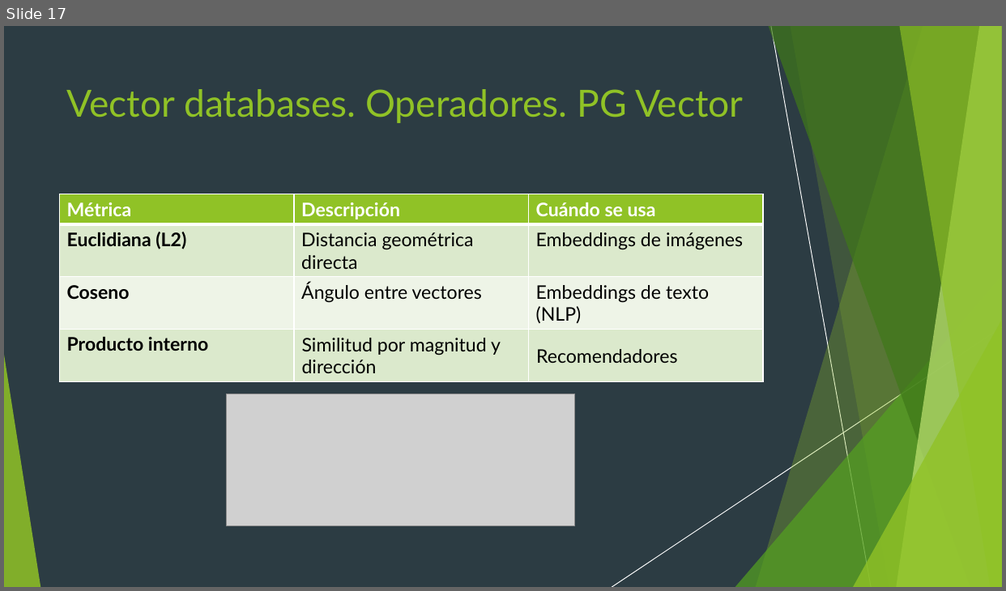
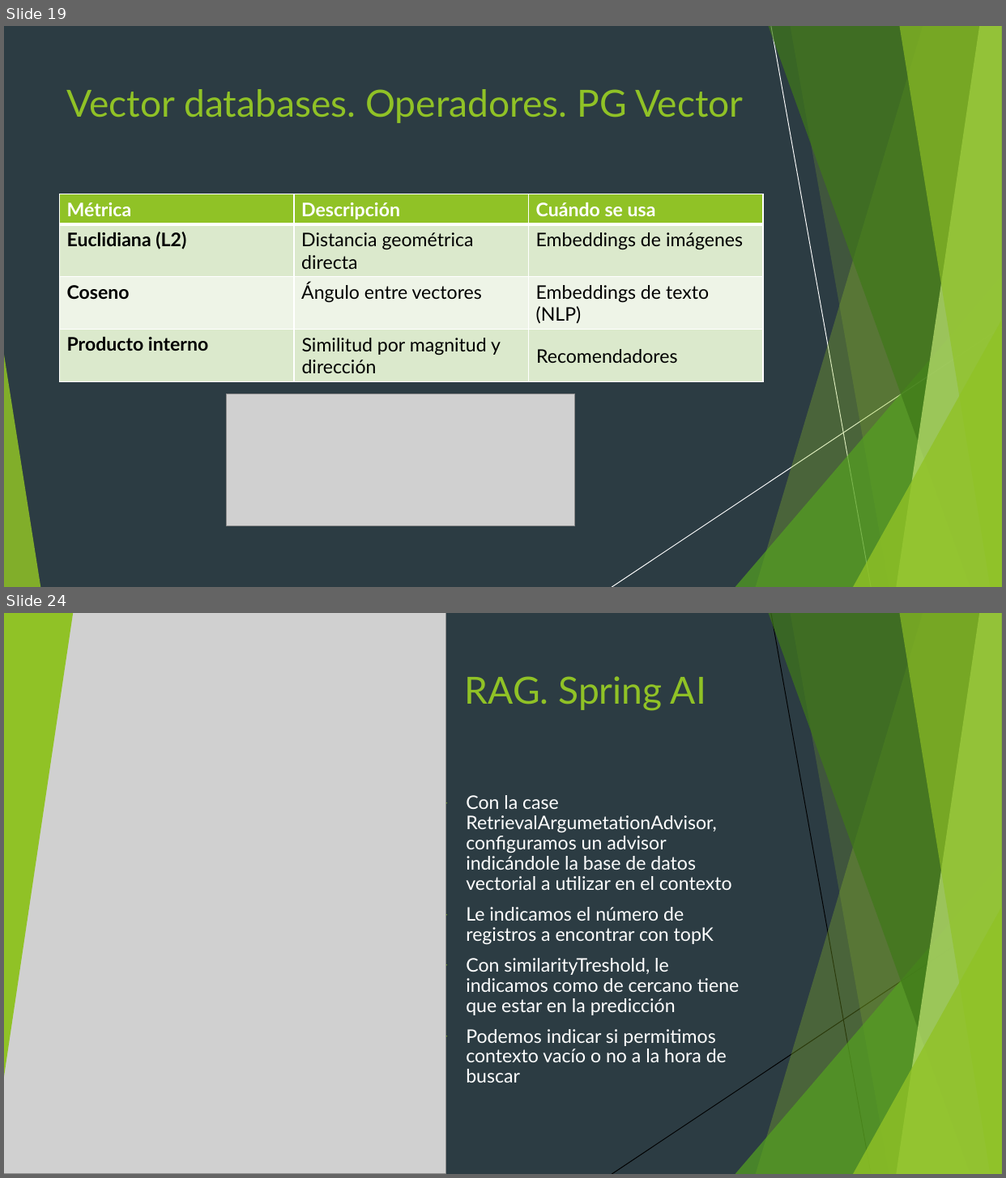
Before and after one commit to diegorufe/spring-ai-pocs, a slide deck: Presentación.pptx. Shown one above the other, each under a label of ours: slide 17 before the commit, slides 19 and 24 after it; the slides between them are not shown. The pictures are 1006x591 and 1006x1178 pixels, drawn with LibreOffice and Linux fonts; fonts in the diff are those of the drawing; grey boxes stand for pictures. Boxes give left, top, right and bottom in pixels: in the first picture for what was removed or moved away, otherwise in the second. Text is boxed around its words. In the diff, an @@ line names an element or a change of style, - is before the commit and + after.

Commit message:
feat: more doc rag, vector and mcp

```diff
--- a/Presentación.pptx
+++ b/Presentación.pptx
@@ slide 24 added at (4, 613, 1002, 1174), background #2C3C43; not listed: 10 template elements that a slide beside it also shows @@
@@ picture added at (4, 613, 445, 1174) @@
@@ triangle added at (4, 613, 73, 1077), fill #90C226 @@
@@ title added at (465, 676, 706, 711), 36 pt, text #90C226 @@
+RAG. Spring AI
@@ text added at (466, 795, 739, 1083), 18 pt, text #FFFFFF @@
+▶ Con la case RetrievalArgumetationAdvisor, configuramos un advisor indicándole la base de datos vectorial a utilizar en el contexto
+▶ Le indicamos el número de registros a encontrar con topK
+▶ Con similarityTreshold, le indicamos como de cercano tiene que estar en la predicción
+▶ Podemos indicar si permitimos contexto vacío o no a la hora de buscar
@@ what was slide 17 is now slide 19 @@
```
Also in this commit, not shown: 6 other slides added.
